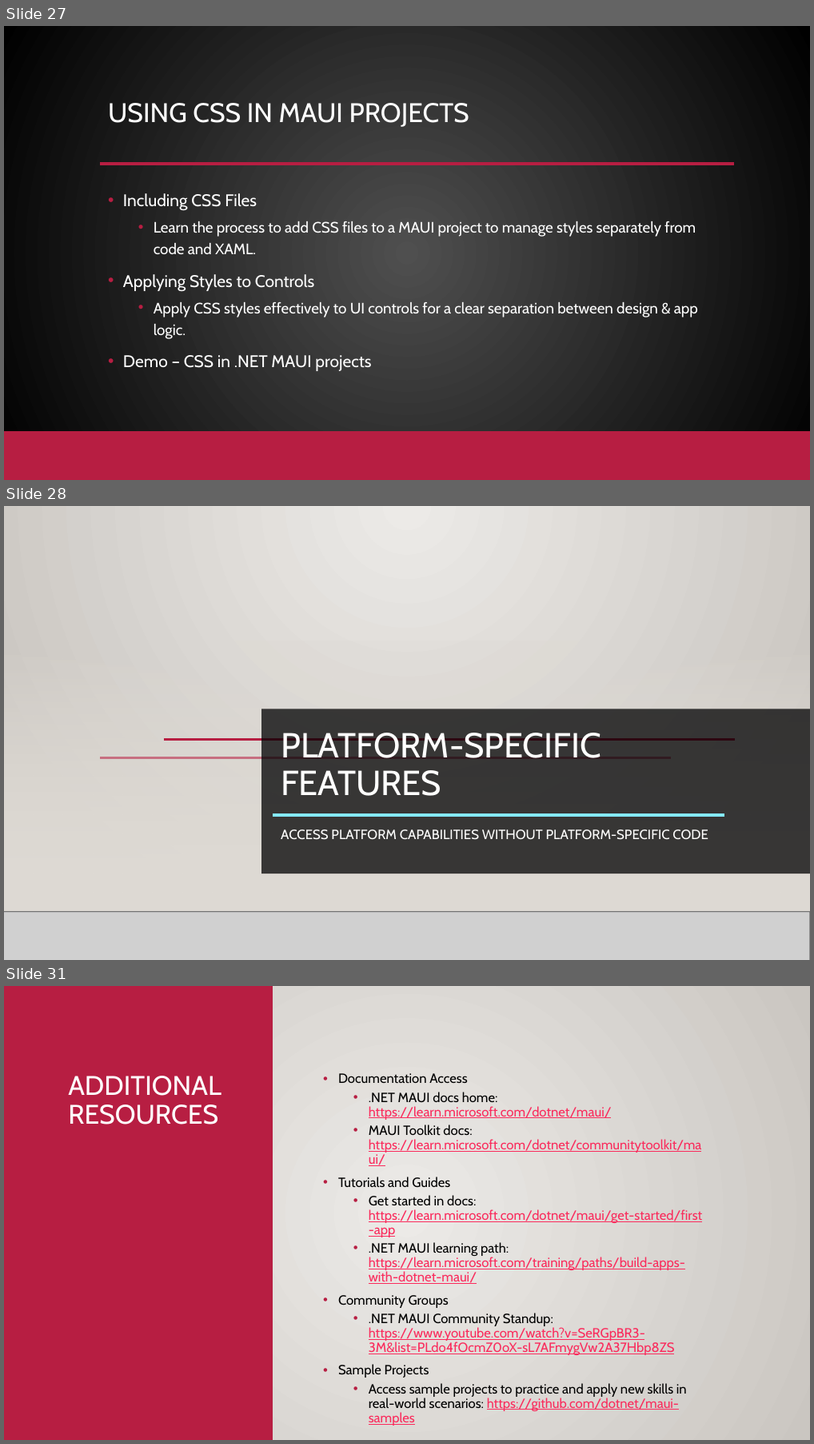
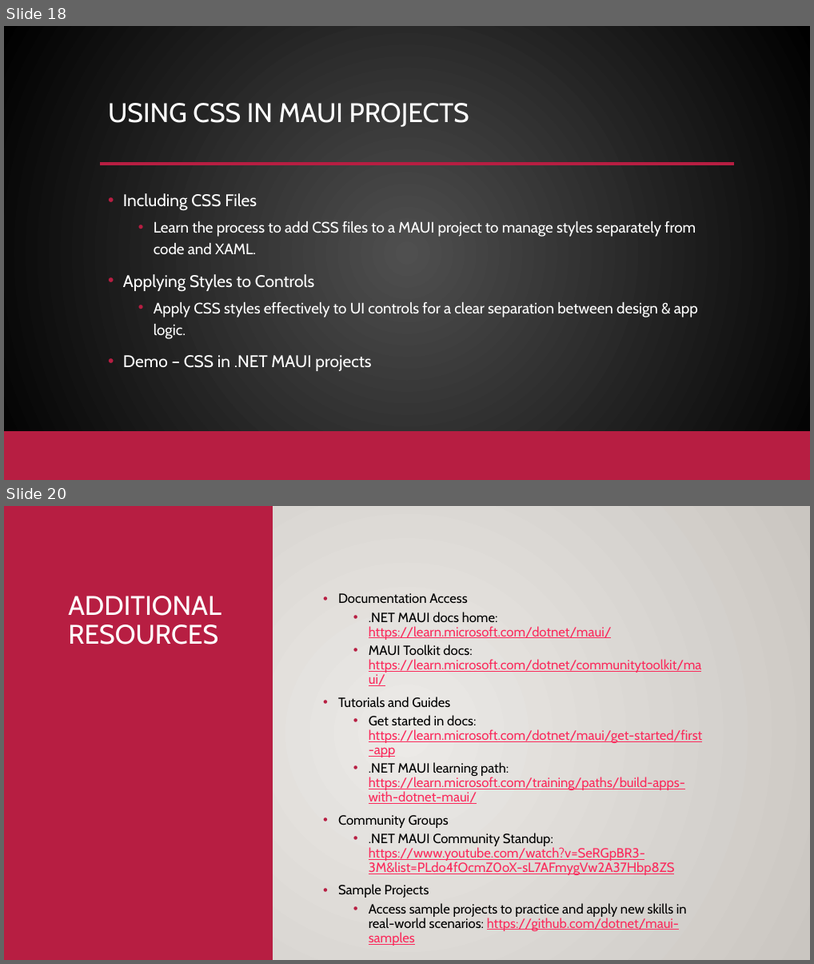
Before and after one commit to alvinashcraft/speaking, a slide deck: 2026/0115_CodeMash/Maui Toolkit/Create Multi-Platform Apps with .NET.pptx. Shown one above the other, each under a label of ours: slides 27, 28 and 31 before the commit, slides 18 and 20 after it; the slides between them are not shown. The pictures are 814x1444 and 814x964 pixels, drawn with LibreOffice and Linux fonts; fonts in the diff are those of the drawing; grey boxes stand for pictures; background and template pictures are left out. Boxes give left, top, right and bottom in pixels: in the first picture for what was removed or moved away, otherwise in the second. Text is boxed around its words. In the diff, an @@ line names an element or a change of style, - is before the commit and + after.

```diff
--- a/2026/0115_CodeMash/Maui Toolkit/Create Multi-Platform Apps with .NET.pptx
+++ b/2026/0115_CodeMash/Maui Toolkit/Create Multi-Platform Apps with .NET.pptx
@@ slide 28 removed at (x1=4, y1=506, x2=810, y2=960), background picture (left out); not listed: 2 template elements that a slide beside it also shows @@
@@ rectangle removed at (x1=4, y1=640, x2=810, y2=912) @@
@@ rectangle removed at (x1=262, y1=708, x2=810, y2=873) @@
@@ line removed from (164, 739) to (735, 739) @@
@@ title removed at (x1=281, y1=732, x2=602, y2=796) @@
-PLATFORM-SPECIFIC FEATURES
@@ line removed from (100, 757) to (671, 757) @@
@@ line removed from (273, 815) to (725, 815) @@
@@ text removed at (x1=281, y1=829, x2=708, y2=840) @@
-ACCESS PLATFORM CAPABILITIES WITHOUT PLATFORM-SPECIFIC CODE
@@ picture removed at (x1=4, y1=912, x2=810, y2=960) @@
@@ line removed from (4, 912) to (810, 912) @@
@@ what was slide 27 is now slide 18 @@
@@ what was slide 31 is now slide 20 @@
```
Also in this commit, not shown: 4 slides changed, 1 slide added, 10 other slides removed.
